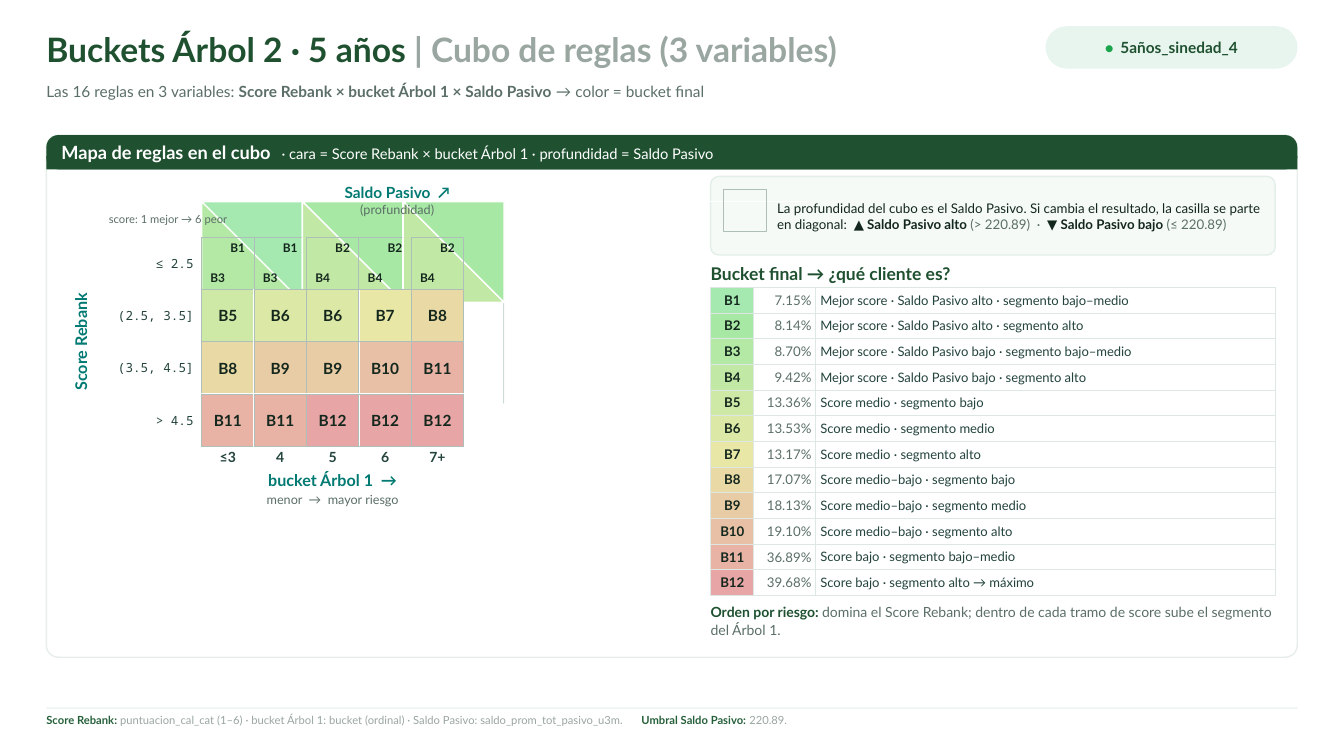
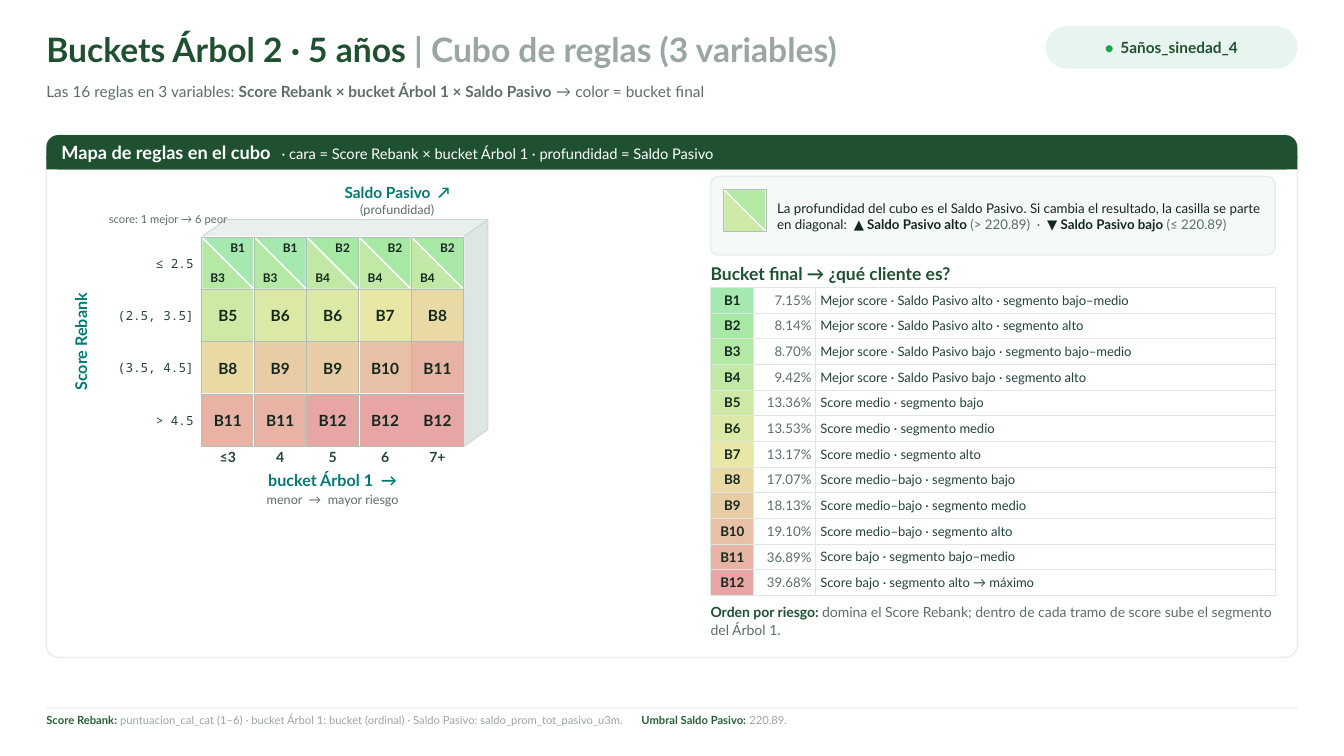
Before and after one commit to KARL961709/Controling, a slide deck: slide 6 of presentacion_buckets_arbol2_cubo.pptx. Drawn at 1344x756 pixels with LibreOffice and Linux fonts; fonts in the diff are those of the drawing. Boxes give left, top, right and bottom in pixels: in the first picture for what was removed or moved away, otherwise in the second. Text is boxed around its words. In the diff, an @@ line names an element or a change of style, - is before the commit and + after.

```diff
--- a/presentacion_buckets_arbol2_cubo.pptx
+++ b/presentacion_buckets_arbol2_cubo.pptx
@@ freeform shape: place and size @@
-freeform shape at [706,202,807,202]
+freeform shape at [724,190,766,232]
@@ freeform shape: place and size @@
-freeform shape at [706,202,807,202]
+freeform shape at [724,190,766,232]
@@ freeform shape: place and size @@
-freeform shape at [202,202,504,202]
+freeform shape at [202,220,488,237]
@@ freeform shape: place and size @@
-freeform shape at [202,202,302,302]
+freeform shape at [202,237,254,289]
@@ freeform shape: place and size @@
-freeform shape at [202,202,302,302]
+freeform shape at [202,237,254,289]
@@ freeform shape: place and size @@
-freeform shape at [302,202,302,302]
+freeform shape at [254,237,307,289]
@@ freeform shape: place and size @@
-freeform shape at [302,202,302,302]
+freeform shape at [254,237,307,289]
@@ freeform shape: place and size @@
-freeform shape at [302,202,403,302]
+freeform shape at [307,237,359,289]
@@ freeform shape: place and size @@
-freeform shape at [302,202,403,302]
+freeform shape at [307,237,359,289]
@@ freeform shape: place and size @@
-freeform shape at [403,202,403,302]
+freeform shape at [359,237,411,289]
@@ freeform shape: place and size @@
-freeform shape at [403,202,403,302]
+freeform shape at [359,237,411,289]
@@ freeform shape: place and size @@
-freeform shape at [403,202,504,302]
+freeform shape at [411,237,464,289]
@@ freeform shape: place and size @@
-freeform shape at [403,202,504,302]
+freeform shape at [411,237,464,289]
@@ freeform shape: place and size @@
-freeform shape at [504,202,504,403]
+freeform shape at [464,220,488,447]
```
Also in this commit, not shown: 1 other slide changed, 1 other file.
